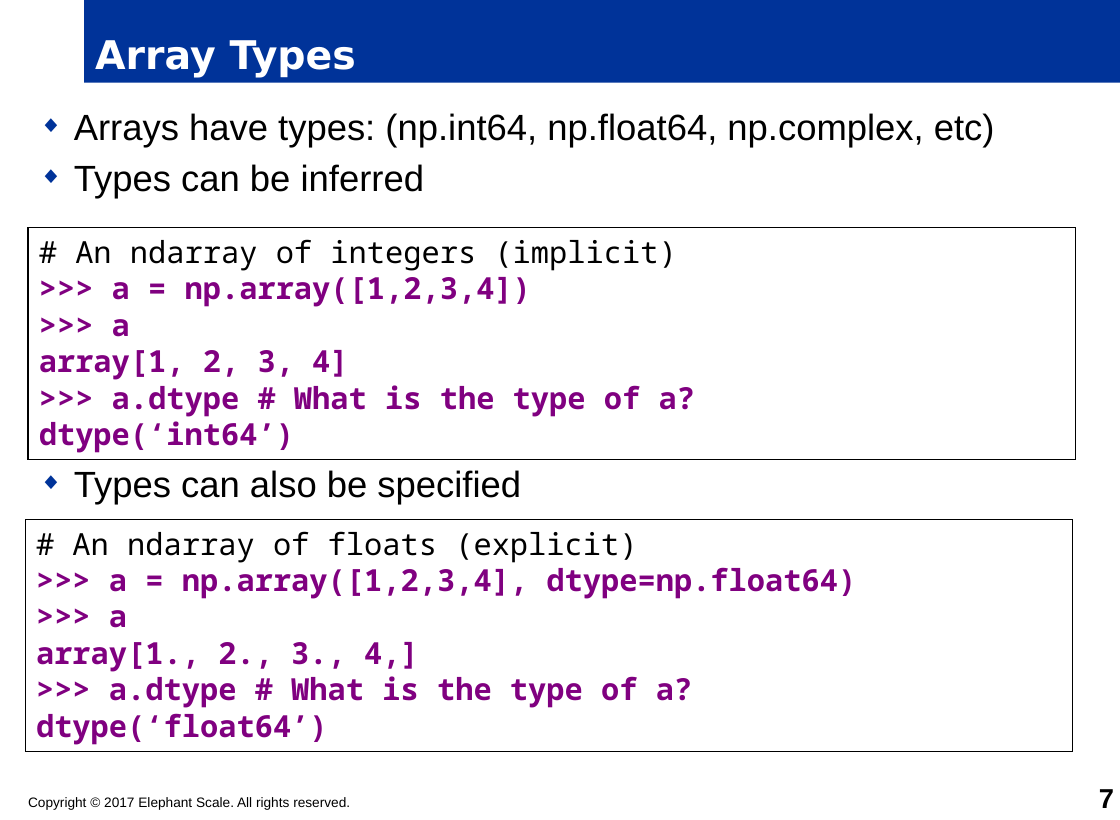
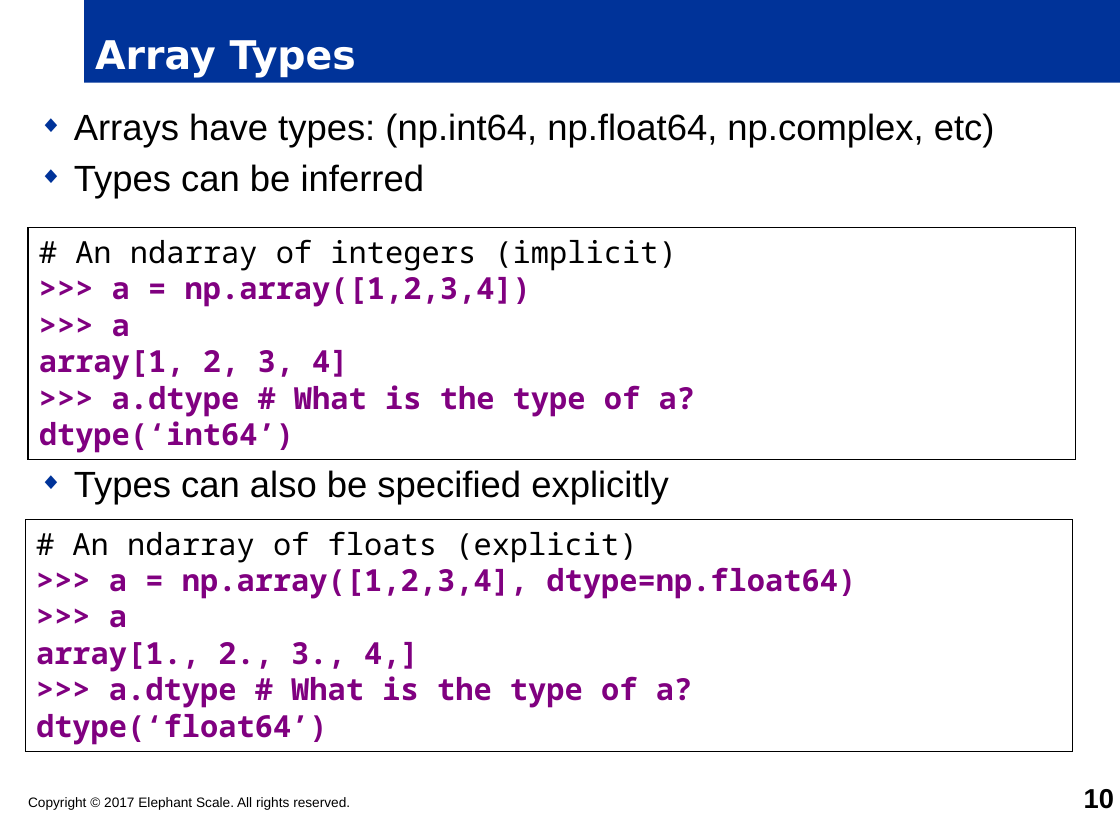
Before and after one commit to timfox456/container-resources, a slide deck: slide 10 of python/python-master/PYTHON-NumPy.pptx (slide 7 before the commit). Drawn at 1120x820 pixels with LibreOffice and Linux fonts; fonts in the diff are those of the drawing; background and template pictures are left out. Boxes give left, top, right and bottom in pixels: in the first picture for what was removed or moved away, otherwise in the second. Text is boxed around its words. In the diff, an @@ line names an element or a change of style, - is before the commit and + after.

```diff
--- a/python/python-master/PYTHON-NumPy.pptx
+++ b/python/python-master/PYTHON-NumPy.pptx
@@ text at bbox=[74, 470, 669, 504]: text changed @@
-◆ Types can also be specified
+◆ Types can also be specified explicitly
@@ page number at bbox=[1084, 789, 1114, 809]: text changed @@
-7
+10
```
Also in this commit, not shown: 2 other slides changed, 18 slides added, 6 other files.
